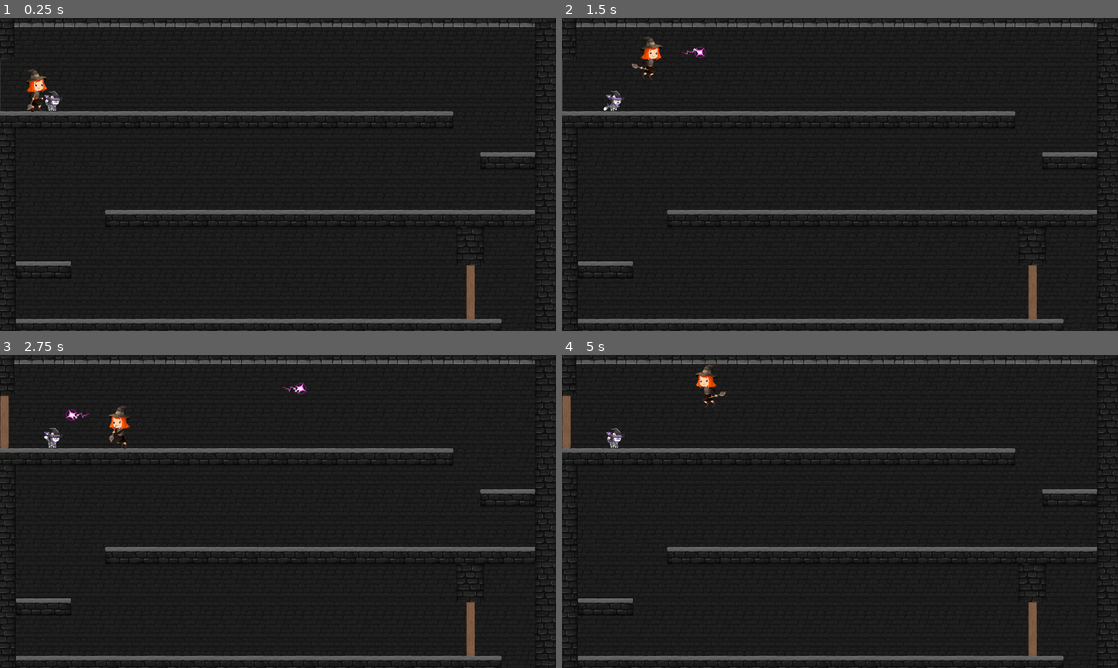
Above: before the commit, frames 1-4 (two rows, left to right).
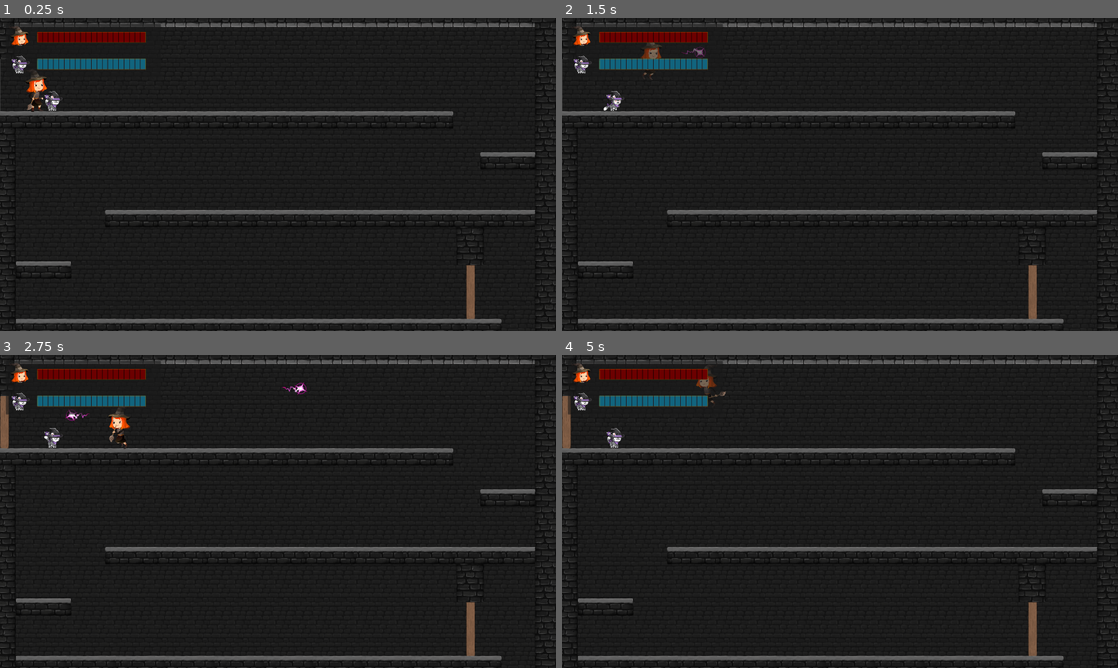
Above: after the commit, the same moments.

Repository: stellar-flame/cauldron
Game: Godot game, scene res://platformer/door1/Scene2.tscn
Two runs of this game, one before a commit and one after it. Both use one fixed random seed, a clock stepped at 60 frames per second and the inputs below. This scene is started directly instead of the project's main scene.
Inputs:
- Up to frame 1 (0.25 s): no input
- Up to frame 2 (1.5 s): tap Enter (luna_jump) at 0.5, 0.77 s; hold Right (luna_right) from 0.53 s (still down); tap E (luna_attack) at 0.6 s; tap X (stella_paw_attack) at 1.35 s
- Up to frame 3 (2.75 s): tap Enter (luna_jump) at 1.52 s; release Right (luna_right) at 2.03 s; hold Left (luna_left) from 2.03 s (still down); tap E (luna_attack) at 2.1 s
- Up to frame 4 (5 s): release Left (luna_left) at 2.78 s; hold Right (luna_right) 2.78-4.28 s; tap X (stella_paw_attack) at 2.85, 4.35 s; tap Enter (luna_jump) at 3.02, 3.77, 4.52 s; tap E (luna_attack) at 3.6 s; hold Left (luna_left) from 4.28 s (still down)

The runs differ from the first frame. In frame 1, 1.8% of the frame differs, in the area x 1-29%, y 2-20%; in frame 2, 2.0%; in frame 3, 1.9%; in frame 4, 2.0%.

Commit message:
Keep Health across scenes

Diff:
--- a/platformer/Global.gd
+++ b/platformer/Global.gd
@@ -1,7 +1,11 @@
 extends Node
 
 var previous_scene_id
+var players_health : Dictionary
 
 @onready var base_window_size = Vector2(
 		ProjectSettings.get_setting("display/window/size/viewport_width"),
 		ProjectSettings.get_setting("display/window/size/viewport_height"))
+
+func _init():
+	players_health = {Luna.NAME : Health.new(), Stella.NAME : Health.new()}
--- /dev/null
+++ b/platformer/door1/BaseScene.gd
@@ -0,0 +1,31 @@
+extends Node
+
+class_name BaseScene
+
+@onready var luna : Luna = $Luna
+@onready var stella : Stella = $Stella
+
+var HUDScene = preload("res://platformer/hud/Hud.tscn")
+@onready var hud : HUD =  HUDScene.instantiate()
+
+@onready var game_over_scene_class = preload("res://platformer/game_over/GameOver.tscn")
+var game_over_scene
+
+func _ready():
+	add_child(hud)
+
+	luna.set_health(Global.players_health[Luna.NAME])
+	stella.set_health(Global.players_health[Stella.NAME])
+
+	hud.setup(luna.health, stella.health)
+
+func _process(delta):
+	if (!game_over_scene and !luna and !stella):
+		game_over_scene = game_over_scene_class.instantiate()
+		game_over_scene.key_pressed.connect(_restart)
+		get_tree().current_scene.add_child(game_over_scene)
+
+
+
+func _restart():
+	get_tree().change_scene_to_file("res://platformer/door1/Scene1.tscn")
--- a/platformer/door1/Scene.gd
+++ /dev/null
@@ -1,24 +0,0 @@
-extends Node
-
-@onready var luna = $Luna
-@onready var stella = $Stella
-@onready var hud = $HUD
-@onready var game_over_scene_class = preload("res://platformer/game_over/GameOver.tscn")
-
-var game_over_scene
-
-func _ready():
-	$Luna.health.connect("health_changed", Callable(hud, "_on_luna_health_changed"))
-	$Stella.health.connect("health_changed", Callable(hud, "_on_stella_health_changed"))
-
-
-func _process(delta):
-	if (!game_over_scene and !luna and !stella):
-		game_over_scene = game_over_scene_class.instantiate()
-		game_over_scene.key_pressed.connect(_restart)
-		get_tree().current_scene.add_child(game_over_scene)
-
-
-
-func _restart():
-	get_tree().change_scene_to_file("res://platformer/door1/Scene1.tscn")
--- a/platformer/door1/Scene1.gd
+++ b/platformer/door1/Scene1.gd
@@ -1,4 +1,4 @@
-extends "res://platformer/door1/Scene.gd"
+extends BaseScene
 
 @export var scene_id = 1
 @onready var exit_control = $ExitControl
--- a/platformer/door1/Scene1.tscn
+++ b/platformer/door1/Scene1.tscn
@@ -25,7 +25,6 @@
 [ext_resource type="PackedScene" uid="uid://bi1y861npo00e" path="res://platformer/players/luna/Luna.tscn" id="23_sbjhe"]
 [ext_resource type="PackedScene" uid="uid://7jopf8qqxkmc" path="res://platformer/players/stella/Stella.tscn" id="24_fqfpm"]
 [ext_resource type="PackedScene" uid="uid://eeq7sucf4aq1" path="res://platformer/enemies/spider/Spider.tscn" id="26_7etp7"]
-[ext_resource type="PackedScene" uid="uid://dlrqk60l1ev46" path="res://platformer/hud/Hud.tscn" id="26_gvofu"]
 
 [sub_resource type="Curve2D" id="Curve2D_ppkf3"]
 _data = {
@@ -200,8 +199,6 @@
 position = Vector2(678, 953)
 range_of_movement = 100
 
-[node name="HUD" parent="." instance=ExtResource("26_gvofu")]
-
 [connection signal="body_entered" from="EnemyZone" to="EnemyZone" method="_on_body_entered"]
 [connection signal="body_exited" from="EnemyZone" to="EnemyZone" method="_on_body_exited"]
 
--- a/platformer/door1/Scene2.gd
+++ b/platformer/door1/Scene2.gd
@@ -1,12 +1,11 @@
-extends Node2D
+extends BaseScene
 
 @export var scene_id = 2
 @onready var exit_control_top = $ExitControlTop
 @onready var exit_control_bottom = $ExitControlBottom
-@onready var luna = $Luna
-@onready var stella = $Stella
 
 func _ready():
+	super()
 	exit_control_top.scene_id = scene_id
 	exit_control_top.next_scene = "res://platformer/door1/Scene1.tscn"
 
--- a/platformer/door1/Scene2.tscn
+++ b/platformer/door1/Scene2.tscn
@@ -1,4 +1,4 @@
-[gd_scene load_steps=11 format=3]
+[gd_scene load_steps=11 format=3 uid="uid://cm6jy8cobhd0h"]
 
 [ext_resource type="Script" path="res://platformer/door1/Scene2.gd" id="1_xcoiv"]
 [ext_resource type="PackedScene" uid="uid://b7fx5mrmrtdwq" path="res://platformer/ExitControl.tscn" id="2_q6jiv"]
--- a/platformer/health/Health.gd
+++ b/platformer/health/Health.gd
@@ -10,12 +10,15 @@
 func init_health(health):
 	max_health = health
 	current_health = health
+
 func set_health(value: int) -> void:
 	current_health = value
-	var percent = current_health/max_health * 100
-	emit_signal("health_changed", percent)
+	emit_signal("health_changed", get_percent())
 	if current_health <= 0:
 		die()
+
+func get_percent():
+	return current_health/max_health * 100
 
 func reduce_health(amount: int) -> void:
 	set_health(current_health - amount)
--- a/platformer/hud/Hud.gd
+++ b/platformer/hud/Hud.gd
@@ -1,10 +1,20 @@
 extends CanvasLayer
+
+class_name HUD
 
 @onready var luna_hp = $Panel/LunaHUD/TextureProgressBar
 @onready var stella_hp = $Panel/StellaHud/TextureProgressBar
 
-func _on_luna_health_changed(current_health):
-	luna_hp.value = current_health
 
-func _on_stella_health_changed(health):
-	stella_hp.value = health
+func setup(luna_health : Health, stella_health : Health):
+	luna_health.connect("health_changed", _on_luna_health_changed)
+	stella_health.connect("health_changed", _on_stella_health_changed)
+
+	_on_luna_health_changed(luna_health.get_percent())
+	_on_stella_health_changed(stella_health.get_percent())
+
+func _on_luna_health_changed(percent):
+	luna_hp.value = percent
+
+func _on_stella_health_changed(percent):
+	stella_hp.value = percent
--- a/platformer/hud/Hud.tscn
+++ b/platformer/hud/Hud.tscn
@@ -8,7 +8,6 @@
 script = ExtResource("1_vwblq")
 
 [node name="Panel" type="Panel" parent="."]
-anchors_preset = -1
 offset_left = 27.0
 offset_top = 27.0
 offset_right = 27.0
--- /dev/null
+++ b/platformer/players/Player.gd
@@ -0,0 +1,20 @@
+extends CharacterBody2D
+
+class_name Player
+
+var health : Health
+
+@onready var sprite = $AnimatedSprite2D
+
+func _ready():
+	self.tree_exited.connect(_on_tree_exited)
+
+func _on_tree_exited():
+	Global.players_health[self.NAME] = health
+
+func set_health(health : Health):
+	self.health = health
+	health.health_died.connect(_on_health_died)
+
+func _on_health_died():
+	sprite.die()
--- a/platformer/players/luna/Luna.gd
+++ b/platformer/players/luna/Luna.gd
@@ -1,21 +1,20 @@
-extends CharacterBody2D
+extends Player
+
+class_name Luna
 
 @export  var spell: PackedScene
 
 const SPEED = 500.0
 const JUMP_VELOCITY = -625.0
 @onready var direction = 0
-@onready var sprite = $AnimatedSprite2D
-@onready var health = Health.new()
 
 var max_jumps = 2
 var jump_count = 0
+const NAME = "Luna"
+
 
 # Get the gravity from the project settings to be synced with RigidBody nodes.
 var gravity = ProjectSettings.get_setting("physics/2d/default_gravity")
-
-func _ready():
-	health.health_died.connect(_on_health_died)
 
 func _physics_process(delta):
 	# Add the gravity.
@@ -63,6 +62,3 @@
 
 func _on_animated_sprite_2d_died():
 	queue_free()
-
-func _on_health_died():
-	sprite.die()
--- a/platformer/players/luna/Luna.tscn
+++ b/platformer/players/luna/Luna.tscn
@@ -153,6 +153,7 @@
 animation = &"idle"
 script = ExtResource("25_5l2ur")
 
+[connection signal="tree_exited" from="." to="." method="_on_tree_exited"]
 [connection signal="animation_finished" from="AnimatedSprite2D" to="AnimatedSprite2D" method="_on_animation_finished"]
 [connection signal="cast_spell" from="AnimatedSprite2D" to="." method="_cast_spell"]
 [connection signal="died" from="AnimatedSprite2D" to="." method="_on_animated_sprite_2d_died"]
--- a/platformer/players/stella/Stella.gd
+++ b/platformer/players/stella/Stella.gd
@@ -1,21 +1,20 @@
-extends CharacterBody2D
+extends Player
+
+class_name Stella
 
 var hit_area
 
 const SPEED = 500.0
 const JUMP_VELOCITY = -850.0
 @onready var direction = 0
-@onready var sprite = $AnimatedSprite2D
 @onready var animation_blocked = false
 @onready var hit_area_right = $Hit_Area_Right
 @onready var hit_area_left = $Hit_Area_Left
-@onready var health = Health.new()
+
+const NAME = "Stella"
 
 # Get the gravity from the project settings to be synced with RigidBody nodes.
 var gravity = ProjectSettings.get_setting("physics/2d/default_gravity")
-
-func _ready():
-	health.health_died.connect(_on_health_died)
 
 func _physics_process(delta):
 	# Add the gravity.
--- a/platformer/players/stella/Stella.tscn
+++ b/platformer/players/stella/Stella.tscn
@@ -305,6 +305,7 @@
 [node name="Hit_Area_Left" parent="." instance=ExtResource("59_lt0bn")]
 position = Vector2(-70, 22)
 
+[connection signal="tree_exited" from="." to="." method="_on_tree_exited"]
 [connection signal="animation_changed" from="AnimatedSprite2D" to="AnimatedSprite2D" method="_on_animation_changed"]
 [connection signal="animation_finished" from="AnimatedSprite2D" to="AnimatedSprite2D" method="_on_animation_finished"]
 [connection signal="animation_unblocked" from="AnimatedSprite2D" to="." method="_on_animated_sprite_2d_animation_unblocked"]
Not shown, removed: magic-smite-6012.mp3.import
Not shown, removed: magic-surprise-145912.mp3.import
Not shown: 1 places in platformer/door1/Scene1.tscn that only renumber resources
Not shown: 1 places in platformer/door1/Scene2.tscn that only renumber resources
Not shown, removed: magic-smite-6012.mp3
Not shown, removed: magic-surprise-145912.mp3
